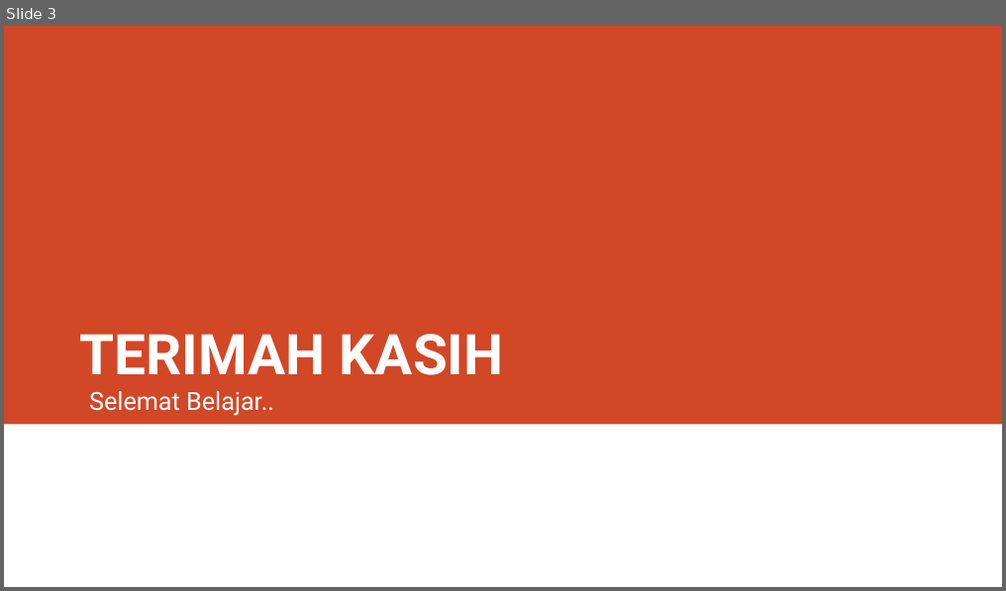
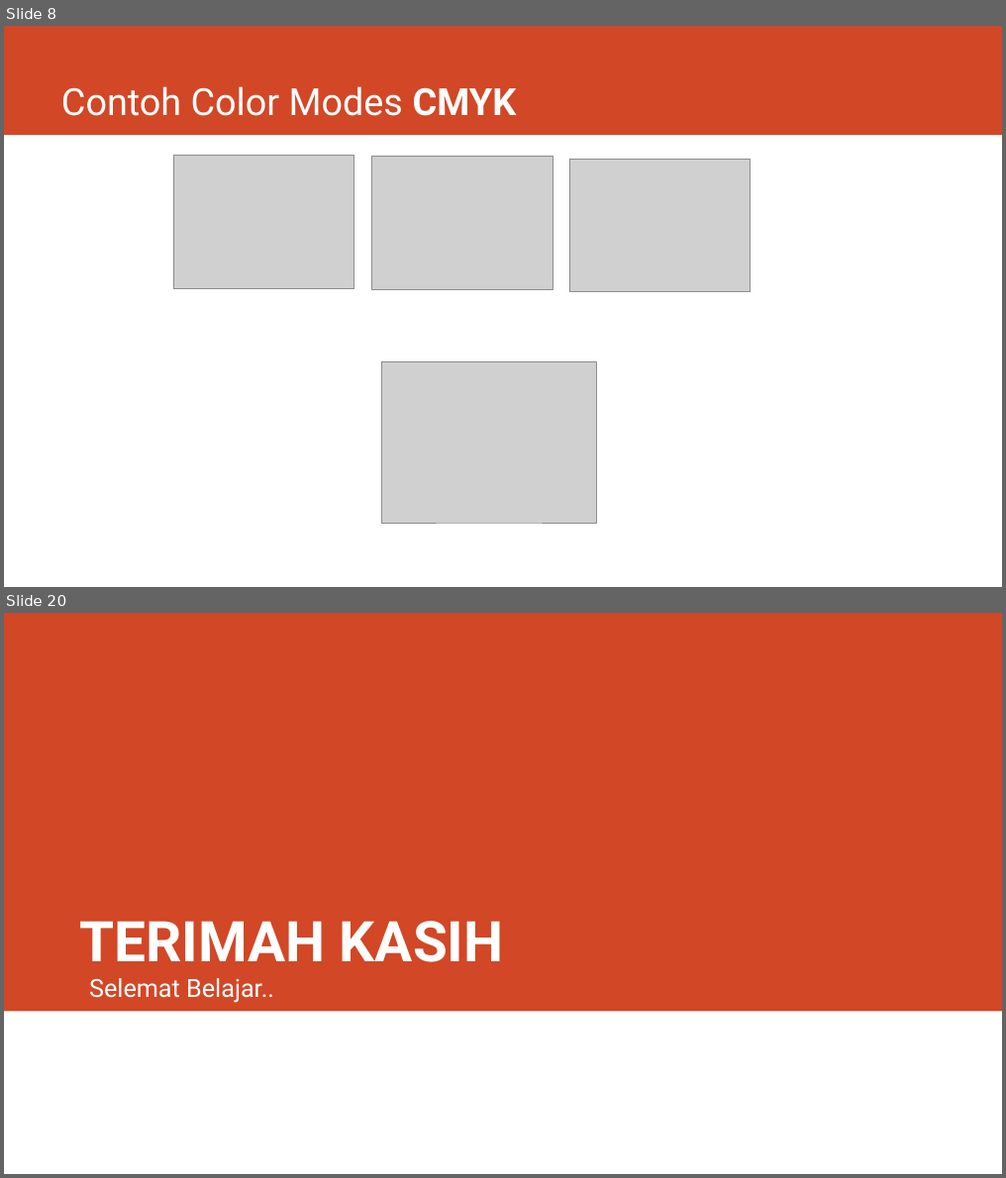
Before and after one commit to rizalarfani/Pengolahan-Citra-Digital-PCD-, a slide deck: Materi/Matriks.pptx. Shown one above the other, each under a label of ours: slide 3 before the commit, slides 8 and 20 after it; the slides between them are not shown. The pictures are 1006x591 and 1006x1178 pixels, drawn with LibreOffice and Linux fonts; fonts in the diff are those of the drawing; grey boxes stand for pictures. Boxes give left, top, right and bottom in pixels: in the first picture for what was removed or moved away, otherwise in the second. Text is boxed around its words. In the diff, an @@ line names an element or a change of style, - is before the commit and + after.

Commit message:
add color image dan latihan color image

```diff
--- a/Materi/Matriks.pptx
+++ b/Materi/Matriks.pptx
@@ slide 8 added at bbox=[4, 26, 1002, 587], background #FFFFFF @@
@@ rectangle added at bbox=[4, 26, 1002, 135], fill #D24726 @@
@@ title added at bbox=[61, 86, 517, 116], 36 pt, text #FFFFFF @@
+Contoh Color Modes CMYK
@@ picture added at bbox=[173, 156, 353, 289] @@
@@ picture added at bbox=[371, 157, 552, 290] @@
@@ picture added at bbox=[569, 160, 749, 291] @@
@@ picture added at bbox=[382, 363, 596, 523] @@
@@ what was slide 3 is now slide 20 @@
```
Also in this commit, not shown: 1 slide changed, 17 other slides added, 1 slide removed, 2 other files.
